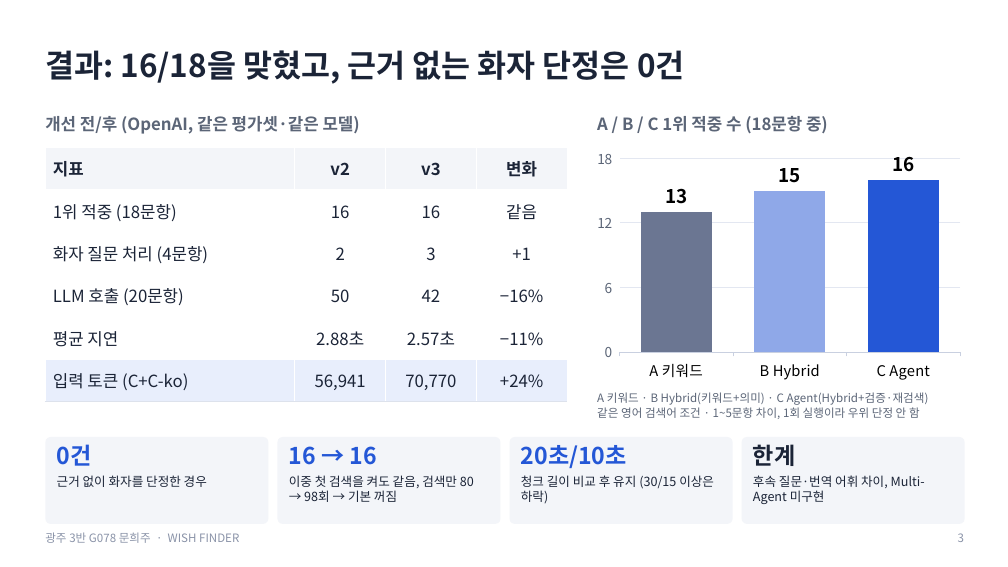
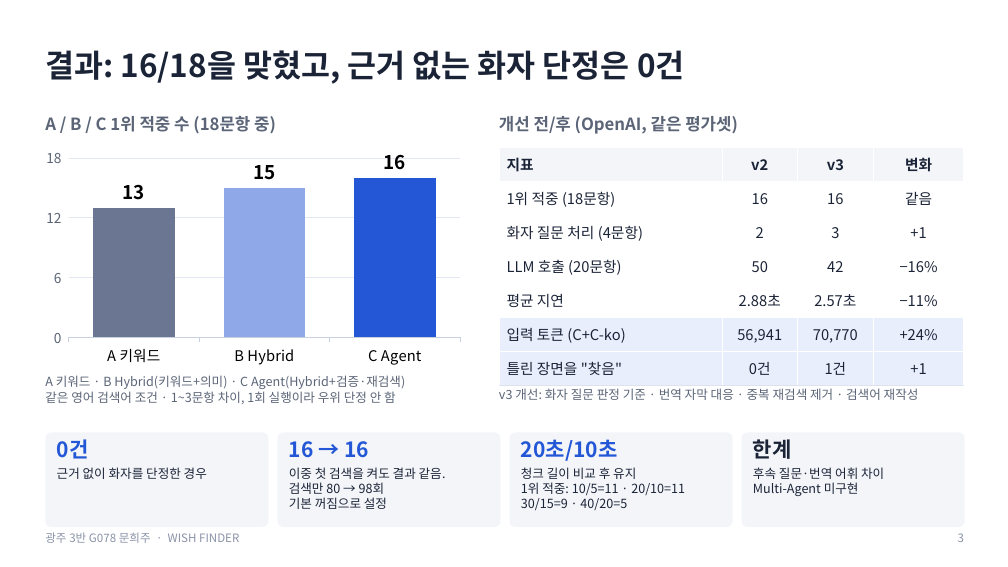
Before and after one commit to creepygrape/skala-AICapstone-mini-2, a slide deck: slide 3 of docs/exec/G078_문희주_발표.pptx. Drawn at 1008x567 pixels with LibreOffice and Linux fonts; fonts in the diff are those of the drawing. Boxes give left, top, right and bottom in pixels: in the first picture for what was removed or moved away, otherwise in the second. Text is boxed around its words. In the diff, an @@ line names an element or a change of style, - is before the commit and + after.

```diff
--- a/docs/exec/G078_문희주_발표.pptx
+++ b/docs/exec/G078_문희주_발표.pptx
@@ text "A / B / C ...": place and size @@
-text "A / B / C ..." at box(597, 116, 828, 133)
+text "A / B / C ..." at box(45, 116, 276, 133)
@@ text at box(499, 116, 738, 134): text changed @@
-개선 전/후 (OpenAI, 같은 평가셋·같은 모델)
+개선 전/후 (OpenAI, 같은 평가셋)
@@ column chart: place and size @@
-column chart at box(590, 144, 968, 386)
+column chart at box(38, 144, 469, 371)
@@ table at box(499, 147, 964, 386) @@
+row 7: 틀린 장면을 "찾음" | 0건 | 1건 | +1
@@ table: place and size @@
-table at box(45, 147, 567, 402)
+table at box(499, 147, 964, 386)
@@ text at box(45, 375, 405, 389): size 11 to 12 pt in "A 키워드 · B Hybrid(키워드+의미) · C ..." @@
@@ text "A 키워드 · B Hybrid(키워드+의미) ...": place and size @@
-text "A 키워드 · B Hybrid(키워드+의미) ..." at box(597, 392, 929, 419)
+text "A 키워드 · B Hybrid(키워드+의미) ..." at box(45, 375, 405, 404)
@@ text added at box(499, 388, 919, 400), 12 pt, text #5B6577 @@
+v3 개선: 화자 질문 판정 기준 · 번역 자막 대응 · 중복 재검색 제거 · 검색어 재작성
@@ text at box(45, 391, 396, 404): text changed; size 11 to 12 pt @@
-같은 영어 검색어 조건 · 1~5문항 차이, 1회 실행이라 우위 단정 안 함
+같은 영어 검색어 조건 · 1~3문항 차이, 1회 실행이라 우위 단정 안 함
@@ rounded rectangle: place and size @@
-rounded rectangle at box(45, 437, 268, 524)
+rounded rectangle at box(45, 433, 268, 527)
@@ rounded rectangle: place and size @@
-rounded rectangle at box(278, 437, 501, 524)
+rounded rectangle at box(278, 433, 501, 527)
@@ rounded rectangle: place and size @@
-rounded rectangle at box(510, 437, 733, 524)
+rounded rectangle at box(510, 433, 733, 527)
@@ rounded rectangle: place and size @@
-rounded rectangle at box(742, 437, 965, 524)
+rounded rectangle at box(742, 433, 965, 527)
@@ size 22 to 20 pt in 4 elements at box(57, 439, 89, 459), box(521, 439, 617, 461), box(289, 441, 369, 458), box(753, 439, 792, 459) @@
@@ text "근거 없이 화자를 단정한 경우": place and size @@
-text "근거 없이 화자를 단정한 경우" at box(57, 475, 207, 487)
+text "근거 없이 화자를 단정한 경우" at box(57, 467, 207, 479)
@@ text at box(289, 467, 446, 509): text changed @@
-이중 첫 검색을 켜도 같음, 검색만 80 → 98회 → 기본 꺼짐
+이중 첫 검색을 켜도 결과 같음.
+검색만 80 → 98회
+기본 꺼짐으로 설정
@@ text at box(521, 467, 685, 511): text changed @@
-청크 길이 비교 후 유지 (30/15 이상은 하락)
+청크 길이 비교 후 유지
+1위 적중: 10/5=11 · 20/10=11
+30/15=9 · 40/20=5
@@ text at box(753, 467, 884, 496): text changed @@
-후속 질문·번역 어휘 차이, Multi-Agent 미구현
+후속 질문·번역 어휘 차이
+Multi-Agent 미구현
```
Also in this commit, not shown: 3 other files.
